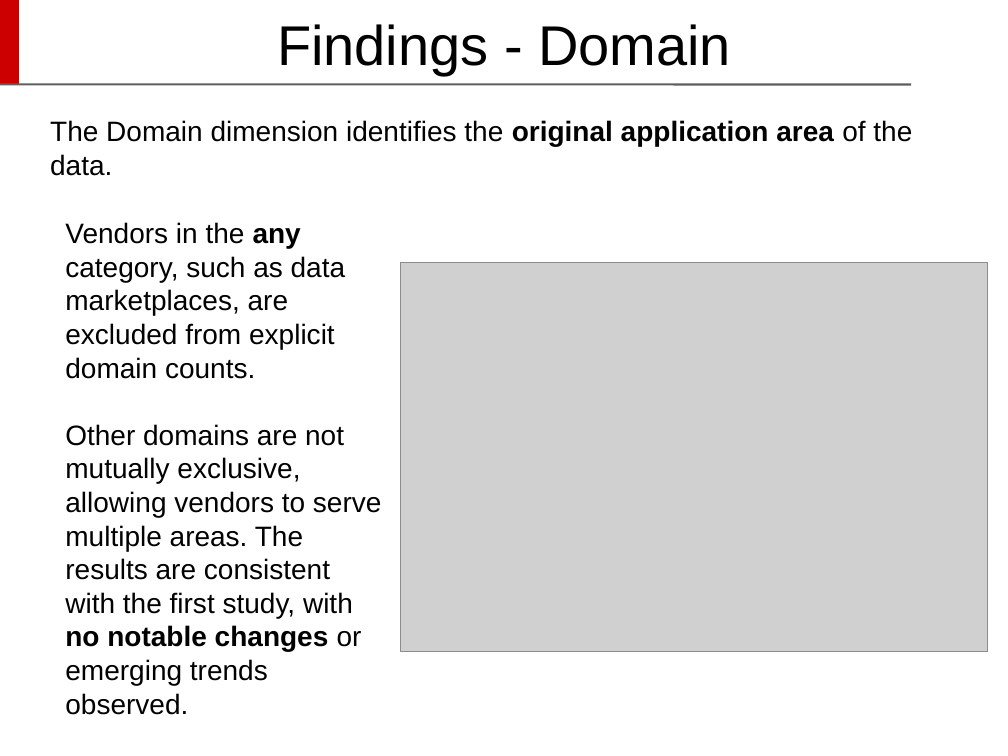
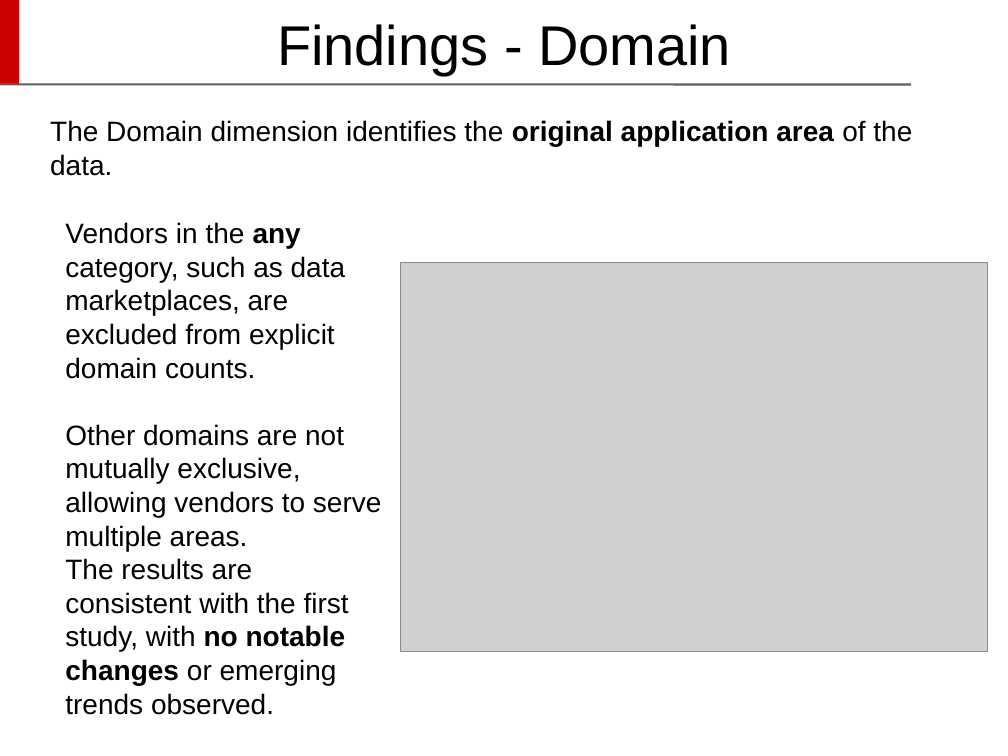
Before and after one commit to DavideDeRosa/cs_master, a slide deck: slide 25 of Complementi_basi_di_dati/Progetto/Davide De Rosa - Presentazione CBD.pptx. Drawn at 1008x756 pixels with LibreOffice and Linux fonts; fonts in the diff are those of the drawing; grey boxes stand for pictures; background and template pictures are left out. Boxes give left, top, right and bottom in pixels: in the first picture for what was removed or moved away, otherwise in the second. Text is boxed around its words. In the diff, an @@ line names an element or a change of style, - is before the commit and + after.

```diff
--- a/Complementi_basi_di_dati/Progetto/Davide De Rosa - Presentazione CBD.pptx
+++ b/Complementi_basi_di_dati/Progetto/Davide De Rosa - Presentazione CBD.pptx
@@ text at box(65, 424, 382, 715): text changed @@
-Other domains are not mutually exclusive, allowing vendors to serve multiple areas. The results are consistent with the first study, with no notable changes or emerging trends observed.
+Other domains are not mutually exclusive, allowing vendors to serve multiple areas.
+The results are consistent with the first study, with no notable changes or emerging trends observed.
```
Also in this commit, not shown: 23 other slides changed, 8 slides removed, 1 other file.
